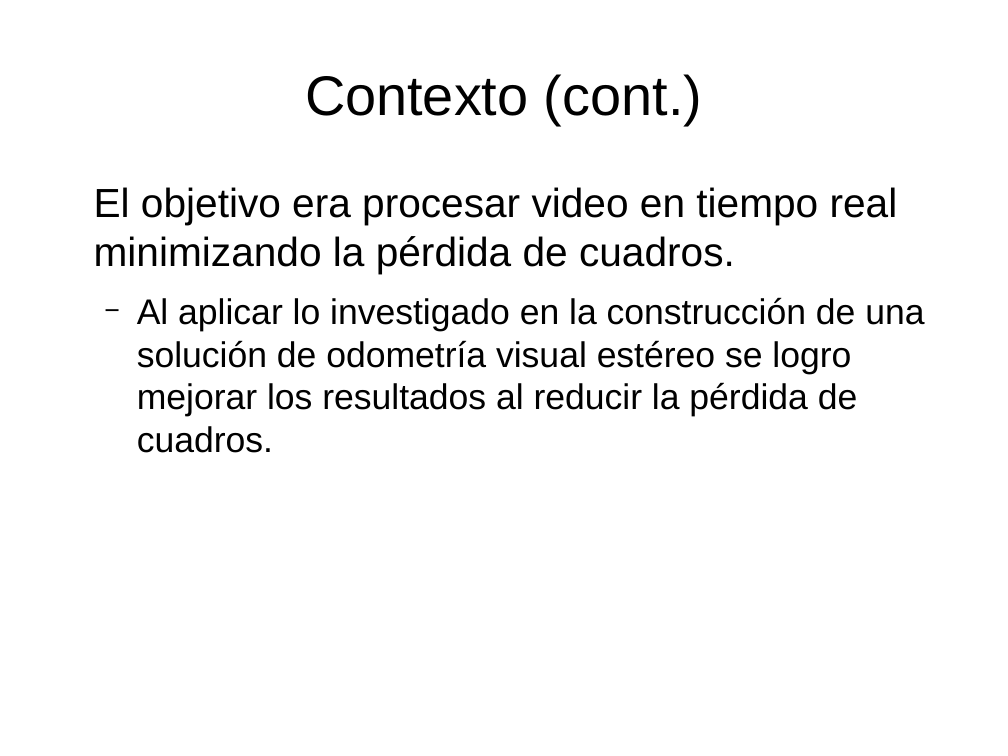
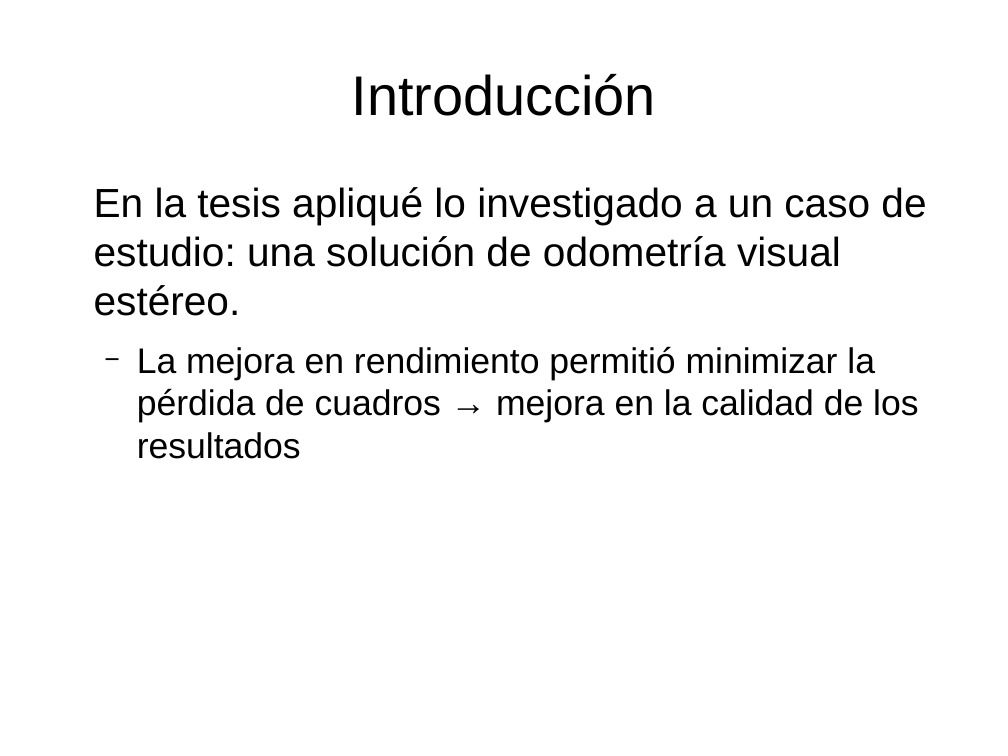
Before and after one commit to miguelgarcia/sase2017-hls-video, a slide deck: slide 6 of presentacion.odp. Drawn at 1008x756 pixels with LibreOffice and Linux fonts; fonts in the diff are those of the drawing. Boxes give left, top, right and bottom in pixels: in the first picture for what was removed or moved away, otherwise in the second. Text is boxed around its words. In the diff, an @@ line names an element or a change of style, - is before the commit and + after.

```diff
--- a/presentacion.odp
+++ b/presentacion.odp
@@ title at [352, 74, 656, 116]: text changed @@
-Contexto (cont.)
+Introducción
@@ text at [94, 187, 926, 459]: text changed @@
-El objetivo era procesar video en tiempo real minimizando la pérdida de cuadros.
-  − Al aplicar lo investigado en la construcción de una solución de odometría visual estéreo se logro mejorar los resultados al reducir la pérdida de cuadros.
+En la tesis apliqué lo investigado a un caso de estudio: una solución de odometría visual estéreo.
+  − La mejora en rendimiento permitió minimizar la pérdida de cuadros → mejora en la calidad de los resultados
```
Also in this commit, not shown: 16 other slides changed, 5 slides added, 2 slides removed.
